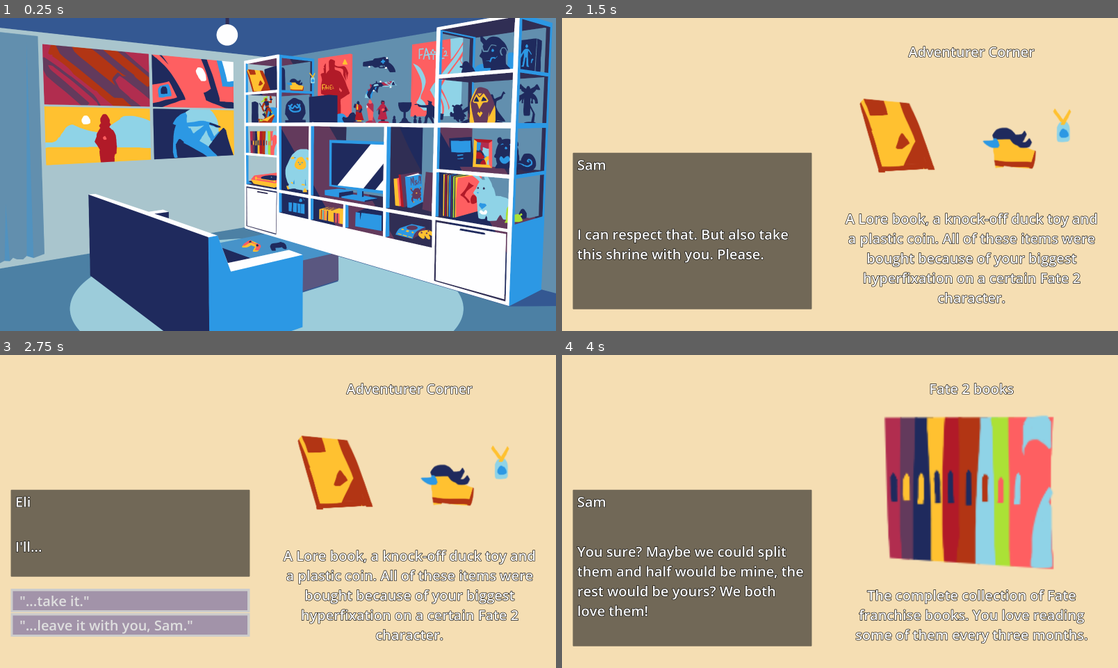
Above: before the commit, frames 1-4 (two rows, left to right).
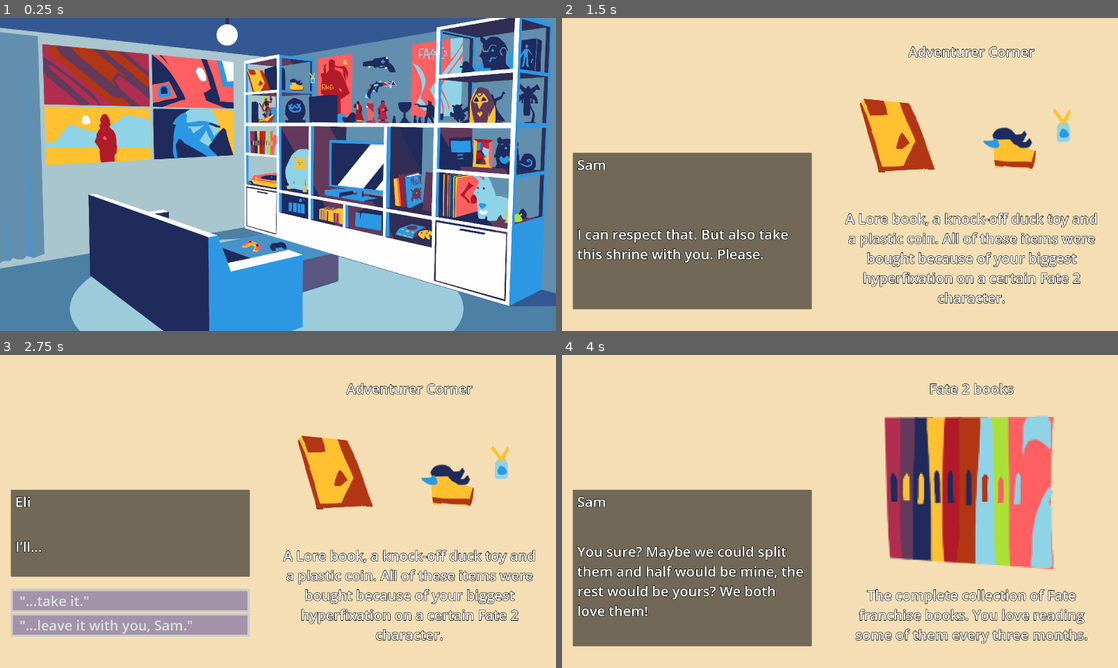
Above: after the commit, the same moments.

Repository: milana-94888u/by-the-shelf
Game: Godot game, scene res://src/scenes/room/room.tscn
Same seed, same stepped clock (60 frames per second), same inputs: the game is played once before the commit and once after it.
Inputs (mouse positions are in pixels of both pictures, inside the frame that each line leads up to):
- Up to frame 1 (0.25 s): no input
- Up to frame 2 (1.5 s): tap Enter (ui_accept) at 0.5, 0.77, 1.25 s; move the mouse to (845, 80) at 0.52 s; click (845, 80) at 0.67 s; move the mouse to (701, 111) at 1.27 s; click (701, 111) at 1.42 s
- Up to frame 3 (2.75 s): tap Enter (ui_accept) at 1.52, 2 s; move the mouse to (266, 448) at 2.02 s; click (266, 448) at 2.17 s
- Up to frame 4 (4 s): click "'...take it.'" at 2.75 s; tap Enter (ui_accept) at 3.5, 3.77 s; move the mouse to (828, 480) at 3.52 s; click (828, 480) at 3.67 s

The runs differ from the first frame. In frame 1, 0.8% of the frame differs, in the area x 2-99%, y 0-92%; in frame 2, 1.6%; in frame 3, 1.3%; in frame 4, 1.7%, in the area x 2-95%, y 8-92%.

Commit message:
fix shader material bug

Diff:
--- a/project.godot
+++ b/project.godot
@@ -39,5 +39,6 @@
 
 [rendering]
 
+textures/canvas_textures/default_texture_filter=0
 renderer/rendering_method="gl_compatibility"
 renderer/rendering_method.mobile="gl_compatibility"
--- a/src/scenes/items/item.gd
+++ b/src/scenes/items/item.gd
@@ -21,7 +21,8 @@
 
 
 func _enter_tree() -> void:
-	RelationshipManager.register_item(self)
+	if not Engine.is_editor_hint():
+		RelationshipManager.register_item(self)
 
 
 func set_active() -> void:
--- a/src/scenes/items/item.tscn
+++ b/src/scenes/items/item.tscn
@@ -1,18 +1,8 @@
-[gd_scene load_steps=7 format=3 uid="uid://dk57ntjj2h1ug"]
+[gd_scene load_steps=5 format=3 uid="uid://dk57ntjj2h1ug"]
 
 [ext_resource type="Script" path="res://src/scenes/items/item.gd" id="1_3r527"]
-[ext_resource type="Shader" path="res://src/scenes/items/item_outline.gdshader" id="1_qoork"]
 [ext_resource type="Script" path="res://src/resources/item_data.gd" id="3_sijgi"]
 [ext_resource type="PackedScene" uid="uid://dhraq5wuj21ex" path="res://src/scenes/ui/dialog/dialog.tscn" id="4_cy45v"]
-
-[sub_resource type="ShaderMaterial" id="ShaderMaterial_es12h"]
-resource_local_to_scene = true
-shader = ExtResource("1_qoork")
-shader_parameter/color = Color(1, 1, 1, 1)
-shader_parameter/width = 4.0
-shader_parameter/pattern = 0
-shader_parameter/inside = true
-shader_parameter/enabled = false
 
 [sub_resource type="Resource" id="Resource_xrtc3"]
 script = ExtResource("3_sijgi")
@@ -20,7 +10,6 @@
 item_description = ""
 
 [node name="Item" type="Area2D"]
-material = SubResource("ShaderMaterial_es12h")
 collision_mask = 0
 monitoring = false
 monitorable = false
Not shown: 18 places in src/scenes/room/room.tscn that only renumber resources
